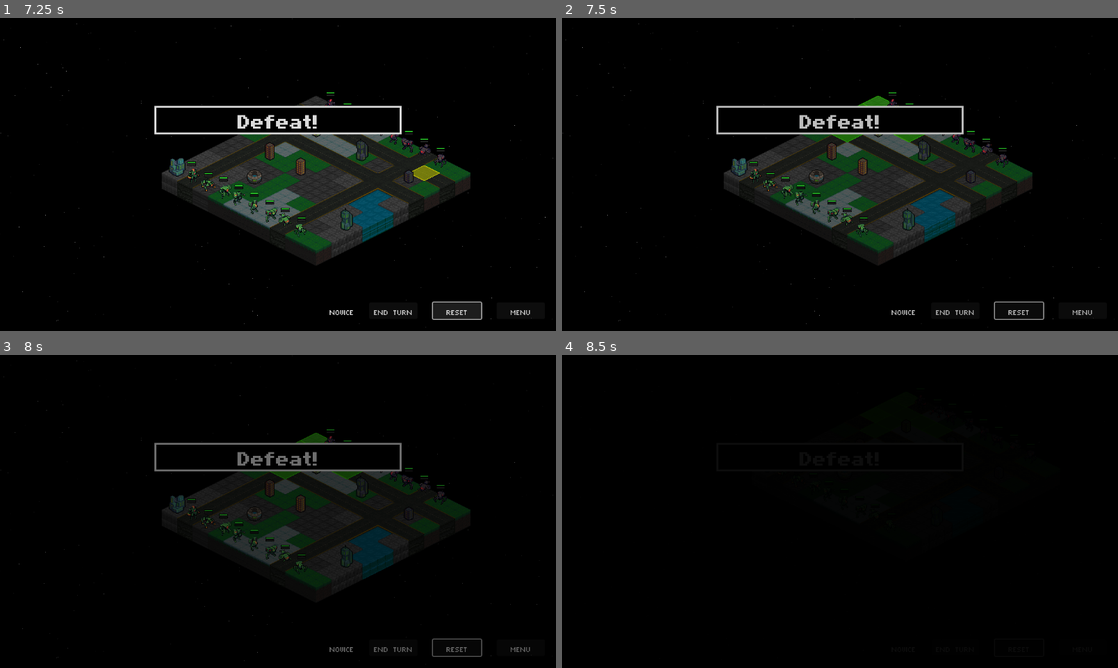
Above: before the commit, frames 1-4 (two rows, left to right).
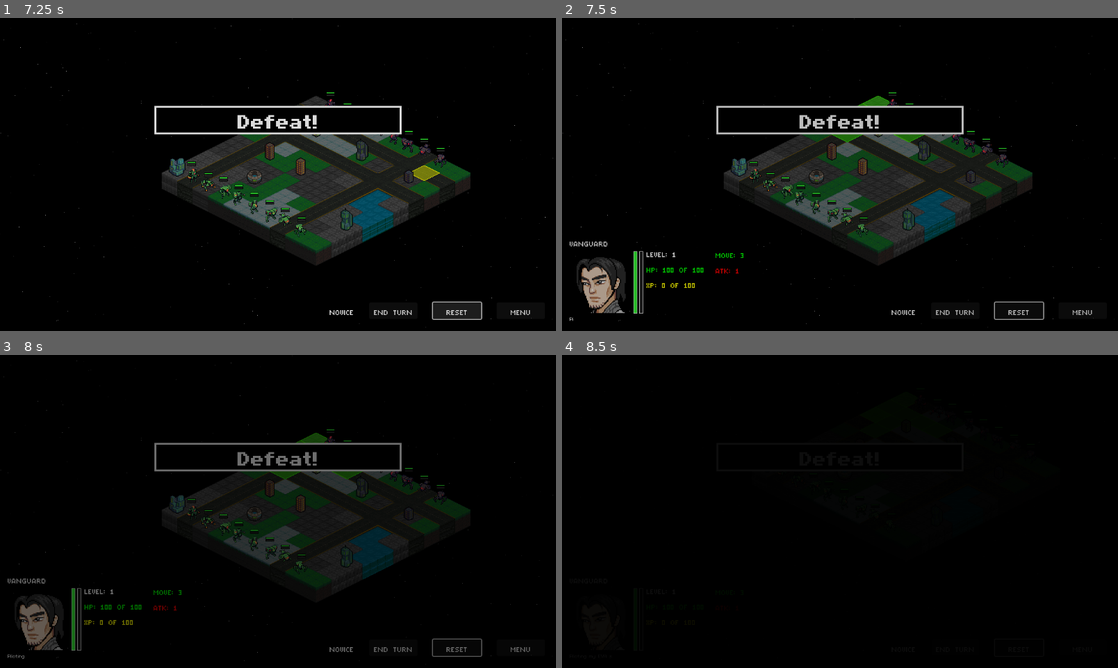
Above: after the commit, the same moments.

Repository: Tekknobot/Terrain
Game: Godot game, scene res://Scenes/TitleScreen.tscn
Two runs of this game, one before a commit and one after it. Both use one fixed random seed, a clock stepped at 60 frames per second and the inputs below.
Inputs (mouse positions are in pixels of both pictures, inside the frame that each line leads up to):
- Up to frame 1 (7.25 s): click "PLAY" at 0.5 s; click "END TURN" at 1.25 s; click "END TURN" at 2 s; click "END TURN" at 2.75 s; click "Menu" at 3.5 s; click "PLAY" at 4.25 s; tap Enter (ui_accept) at 5, 5.27 s; move the mouse to (400, 158) at 5.02 s; click (400, 158) at 5.17 s; drag from (166, 190) to (261, 224) at 5.77 s; click "RESET" at 6.5 s
- Up to frame 2 (7.5 s): move the mouse to (895, 105) at 7.27 s; click (895, 105) at 7.42 s
- Up to frame 3 (8 s): no input
- Up to frame 4 (8.5 s): drag from (812, 574) to (895, 452) at 8.02 s

Frame 1 is identical in both runs. In frame 2, 1.7% of the frame differs, in the area x 1-33%, y 71-97%; in frame 3, 1.2%; in frame 4, less than 0.1%.
Error in both runs: Cannot call method 'get_current_scene' on a null value. (res://Scripts/Unit.gd:144)

Commit message:
Clear highlights at select unit at mouse.

Diff:
--- a/Scripts/HUD_Panel.gd
+++ b/Scripts/HUD_Panel.gd
@@ -23,16 +23,16 @@
 	"When my Gundam stands tall the battlefield trembles.",
 	"Punching kaiju in the face is just another Tuesday.",
 	"Deploying beam saber for maximal style points.",
-	"Sync ratio at one hundred percent let’s do this.",
+	"Sync ratio at one hundred percent lets do this.",
 	"Armor full throttle engage transformation protocol.",
 	"Rocket punch incoming prepare for impact.",
 	"Locking onto target with my Jaeger radar.",
 	"All systems nominal ready to beat the thing out of those kaiju.",
-	"Piloting my EVA suit like it’s my second skin.",
+	"Piloting my EVA suit like its my second skin.",
 	"Stand by to defy gravity with overclocked boosters.",
 	"Brace for impact as my mecha delivers the final blow.",
 	"Target acquired initiating laser cannon sequence.",
-	"Can’t stop won't stop until every kaiju hits the floor.",
+	"Cant stop wont stop until every kaiju hits the floor.",
 	"Transformation complete now my mech moves like liquid steel.",
 	"Engaging plasma blade to slice through that rogue AI.",
 	"Synchronizing neural link for ultimate control.",
@@ -42,7 +42,7 @@
 	"Up your anime references I pilot with style.",
 	"Fearless in my Gundam ready to rewrite history.",
 	"Giant robot on standby ready for foil behemoths.",
-	"Calibrating servos let’s show them what precision feels like.",
+	"Calibrating servos lets show them what precision feels like.",
 	"Target locked calibrating railgun for orbital strike.",
 	"Synapse link active I feel the mech in my bones.",
 	"Wings deployed ready to dogfight those rogue drones.",
@@ -50,7 +50,7 @@
 	"Initiating overdrive where no robot has gone before.",
 	"Stand tall like a sentient titan when the world needs you.",
 	"Deploy energy shield to deflect incoming capacitance.",
-	"Activate stealth mode now you see us now you don’t.",
+	"Activate stealth mode now you see us now you dont.",
 	"Operating on pure adrenaline and propellent fuel.",
 	"Nothing stands between my frame and battlefield glory.",
 	"Synching coordinates for devastating meteor strike.",
@@ -58,21 +58,20 @@
 	"Lock and load with quad barrels ready to rock.",
 	"Piloting this beast like an interstellar cowboy.",
 	"Arm cannon ready prime the disruptor beams.",
-	"Pulse drive engaged let’s outrun those giant bots.",
+	"Pulse drive engaged lets outrun those giant bots.",
 	"Synchronize cores watch us light up the night sky.",
 	"Ready to unleash the ultimate combination attack.",
 	"System check complete we are unstoppable.",
-	"Engineering marvel meets combat prowess let’s roll.",
+	"Engineering marvel meets combat prowess lets roll.",
 	"Override caution protocol maximum aggression mode.",
 	"Propulsion thrusters blazing time to dominate.",
 	"Opening reactor vent to supercharge the main gun.",
-	"My mecha’s roar echoes across the stars.",
+	"My mechas roar echoes across the stars.",
 	"Final form activated we bring the apocalypse.",
 	"Stand clear this is going to get mecha sized.",
-	"Upgrade complete let’s show those bots who’s boss.",
+	"Upgrade complete lets show those bots whos boss.",
 	"Operational synergy achieved we fight as one."
 ]
-
 
 # Example player data structure (used on initial spawn, etc.)
 var player_data = {
--- a/Scripts/TileMap.gd
+++ b/Scripts/TileMap.gd
@@ -556,6 +556,8 @@
 	showing_attack = false
 	selected_unit = unit
 	_show_range_for_selected_unit()
+	_update_hud_with(unit)
+	play_beep_sound(unit.tile_pos)
 
 	# Restore previous state
 	selected_unit = old_selected
@@ -910,16 +912,16 @@
 		# === NORMAL MOVEMENT / ATTACK / SELECTION ===
 		#
 		if event.button_index == MOUSE_BUTTON_LEFT:
-			# 1) If showing_attack is true, try melee or ranged attack first:
 			if selected_unit and is_instance_valid(selected_unit):
+				# 1) compute “is it actually this unit’s turn?”
 				var turn_team    = TurnManager.turn_order[TurnManager.current_turn_index]
 				var is_player_turn = (turn_team == TurnManager.Team.PLAYER)
 				var is_enemy_turn  = (turn_team == TurnManager.Team.ENEMY)
-
 				var can_act    = (is_player_turn and selected_unit.is_player) \
 							   or (is_enemy_turn  and not selected_unit.is_player)
 				var not_tinted  = (selected_unit.get_child(0).self_modulate != Color(0.4, 0.4, 0.4, 1))
 
+				# 2) attack logic (only if can_act AND showing_attack)
 				if not_tinted and can_act and showing_attack:
 					var enemy     = get_unit_at_tile(mouse_tile)
 					var structure = get_structure_at_tile(mouse_tile)
@@ -932,8 +934,7 @@
 							rpc_id(server, "request_auto_attack_ranged_unit", selected_unit.unit_id, enemy.unit_id)
 							if is_multiplayer_authority():
 								request_auto_attack_ranged_unit(selected_unit.unit_id, enemy.unit_id)
-							var spr = selected_unit.get_node("AnimatedSprite2D")
-							spr.self_modulate = Color(0.4, 0.4, 0.4, 1)
+							selected_unit.get_node("AnimatedSprite2D").self_modulate = Color(0.4, 0.4, 0.4, 1)
 							showing_attack = false
 							_clear_highlights()
 							return
@@ -943,19 +944,17 @@
 							rpc_id(server, "request_auto_attack_ranged_structure", selected_unit.unit_id, tpos)
 							if is_multiplayer_authority():
 								request_auto_attack_ranged_structure(selected_unit.unit_id, tpos)
-							var spr = selected_unit.get_node("AnimatedSprite2D")
-							spr.self_modulate = Color(0.4, 0.4, 0.4, 1)
+							selected_unit.get_node("AnimatedSprite2D").self_modulate = Color(0.4, 0.4, 0.4, 1)
 							showing_attack = false
 							_clear_highlights()
 							return
 						elif not enemy and not structure \
-						and manhattan_distance(selected_unit.tile_pos, mouse_tile) <= selected_unit.attack_range:
+							 and manhattan_distance(selected_unit.tile_pos, mouse_tile) <= selected_unit.attack_range:
 							var server = get_multiplayer_authority()
 							rpc_id(server, "request_auto_attack_ranged_empty", selected_unit.unit_id, mouse_tile)
 							if is_multiplayer_authority():
 								request_auto_attack_ranged_empty(selected_unit.unit_id, mouse_tile)
-							var spr = selected_unit.get_node("AnimatedSprite2D")
-							spr.self_modulate = Color(0.4, 0.4, 0.4, 1)
+							selected_unit.get_node("AnimatedSprite2D").self_modulate = Color(0.4, 0.4, 0.4, 1)
 							showing_attack = false
 							_clear_highlights()
 							return
@@ -963,14 +962,13 @@
 					else:
 						if enemy and enemy.is_player != selected_unit.is_player \
 						and manhattan_distance(selected_unit.tile_pos, enemy.tile_pos) == 1:
-							# We found a valid melee target. Attack instead of selecting.
 							if GameData.multiplayer_mode:
 								var server_id = get_multiplayer_authority()
 								rpc_id(server_id, "request_auto_attack_adjacent", selected_unit.unit_id, enemy.unit_id)
 								if is_multiplayer_authority():
 									request_auto_attack_adjacent(selected_unit.unit_id, enemy.unit_id)
 								else:
-									# client‐side prediction (optional)
+									# client‐side prediction
 									selected_unit.has_moved = true
 									showing_attack = false
 									_clear_highlights()
@@ -986,37 +984,35 @@
 								_clear_highlights()
 								play_attack_sound(to_global(map_to_local(enemy.tile_pos)))
 							return
-				# end if not_tinted && can_act && showing_attack
-
-				# 2) If we didn’t attack, and not currently showing_attack, try movement
+					# end melee
+
+				# 3) movement logic – only if can_act is true
 				if not showing_attack and not selected_unit.has_moved:
 					if highlighted_tiles.has(mouse_tile):
 						_move_selected_to(mouse_tile)
 						var sprite = selected_unit.get_node("AnimatedSprite2D")
 						sprite.self_modulate = Color(1, 0.6, 0.6, 1)
 						return
-				# 3) If attack was invalid or unit cannot act, just show range
+				# 4) if it wasn’t a valid attack or move, but it’s still that unit’s turn, show range
 				if not_tinted and can_act and showing_attack == false:
-					# Already handled movement above; fall through to selection if not moved
+					# (nothing special here—just fall through to selection if they aren’t trying to move)
 					pass
+				# 5) if it’s not that unit’s turn, show its range anyway (peeking)
 				elif not_tinted and can_act == false:
 					_show_range_for_selected_unit()
 					return
 			# end if selected_unit
 
-			#
-			# 4) If we didn’t attack or move, check for “peek an enemy’s movement range”:
-			#
+			# 6) if we didn’t attack or move, check for an enemy‐peek click
 			var click_unit = get_unit_at_tile(mouse_tile)
 			if click_unit and click_unit.is_player == false:
 				_clear_highlights()
 				_peek_show_range_for(click_unit)
 				return
 
-			#
-			# 5) Otherwise, select whichever unit is under the mouse (or clear if none):
-			#
+			# 7) otherwise, select a new unit (or clear selection)
 			_select_unit_at_mouse()
+
 
 		elif event.button_index == MOUSE_BUTTON_RIGHT:
 			# If we have a selected_unit, behave as before (show its attack range)
@@ -1562,6 +1558,7 @@
 # SELECTION & HIGHLIGHTING
 # ———————————————————————————————————————————————————————————————
 func _select_unit_at_mouse():
+	_clear_highlights()
 	_clear_ability_modes()
 	if ability_button:
 		ability_button.button_pressed = false
